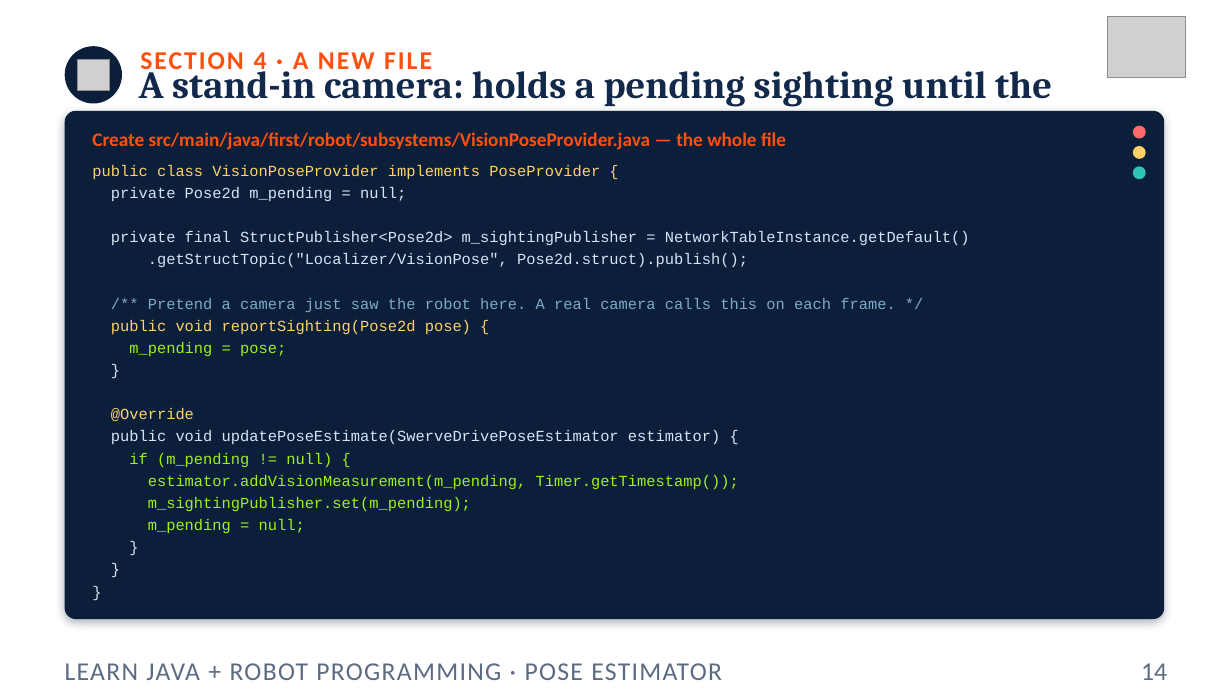
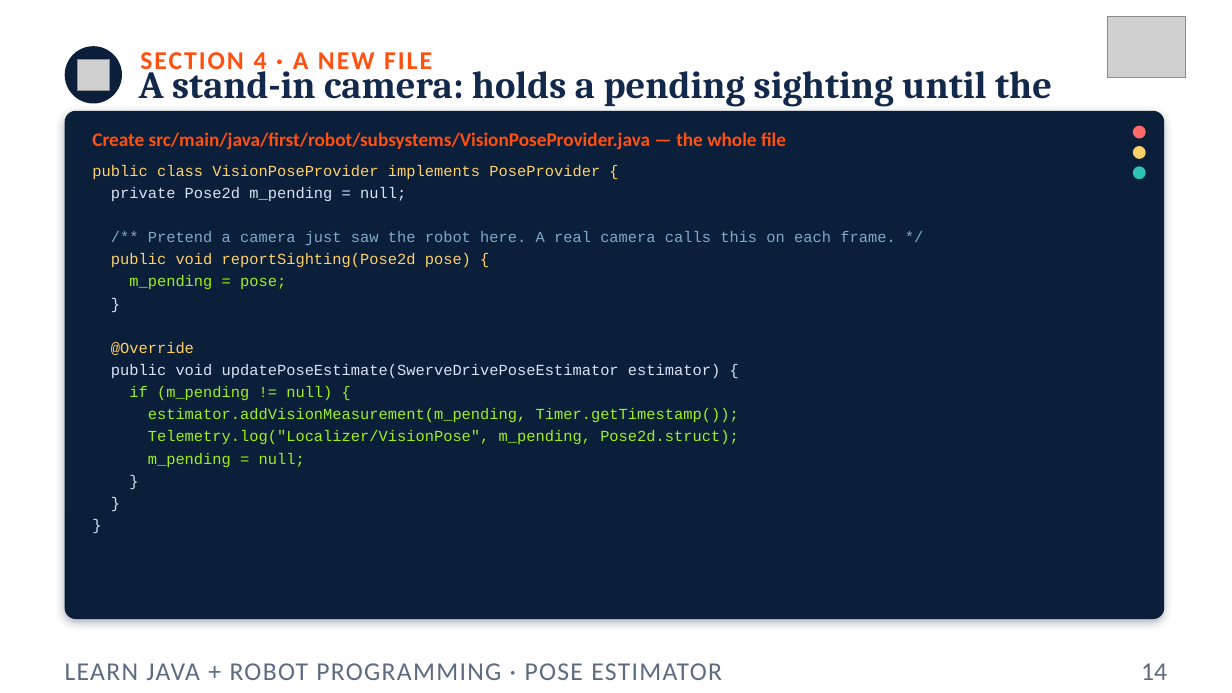
Before and after one commit to FRC5010/BasicRobotLessons, a slide deck: slide 14 of docs/presentations/v3/14-pose-estimator.pptx. Drawn at 1232x693 pixels with LibreOffice and Linux fonts; fonts in the diff are those of the drawing; grey boxes stand for pictures. Boxes give left, top, right and bottom in pixels: in the first picture for what was removed or moved away, otherwise in the second. Text is boxed around its words. In the diff, an @@ line names an element or a change of style, - is before the commit and + after.

```diff
--- a/docs/presentations/v3/14-pose-estimator.pptx
+++ b/docs/presentations/v3/14-pose-estimator.pptx
@@ text at (x1=111, y1=231, x2=970, y2=267): paragraphs removed @@
-private final StructPublisher<Pose2d> m_sightingPublisher = NetworkTableInstance.getDefault()
-.getStructTopic("Localizer/VisionPose", Pose2d.struct).publish();
@@ text at (x1=148, y1=430, x2=738, y2=444): text changed @@
-m_sightingPublisher.set(m_pending);
+Telemetry.log("Localizer/VisionPose", m_pending, Pose2d.struct);
```
Also in this commit, not shown: 4 other slides changed, 23 other files.
